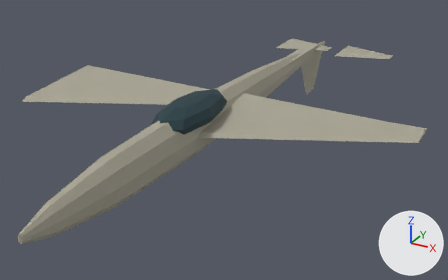
One commit to the glTF model game/assets/units/su24.glb: the scene before it, then after it.
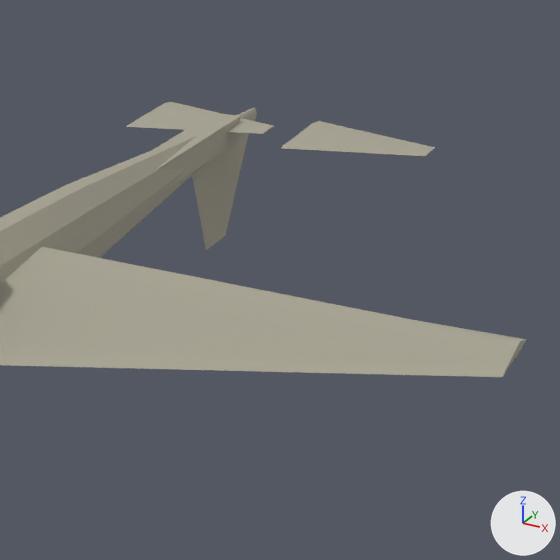
Old and new are each drawn whole from a 50 mm camera at (12.36, -22.71, 11.87) aimed at (0.09, -0.4, 0.71) and again close up on the part from 51% to 98% of the width and 0% to 76% of the height. Lighting does not change. The marker at lower right points along +X, +Y and +Z. The first two pictures are the older version. Where no turn or scale is listed for an object, it has been applied to the vertices.

Script lines for the objects in view, before the commit:
```python
me_elevator_l = bpy.data.meshes.new('Elevator_L')
me_elevator_l.from_pydata(...)  # 8 vertices, 12 faces; spans x 0.0..2.8, y -1.23..1.23, z 0.0..0.05
me_elevator_l.materials.append(mat_camo)  # grey #aaa695
me_elevator_r = bpy.data.meshes.new('Elevator_R')
me_elevator_r.from_pydata(...)  # 8 vertices, 12 faces; spans x 0.0..2.8, y -1.23..1.23, z 0.0..0.05
me_elevator_r.materials.append(mat_camo)  # grey #aaa695
me_fuselage = bpy.data.meshes.new('Fuselage')
me_fuselage.from_pydata(...)  # 70 vertices, 136 faces; spans x -0.7..0.7, y -12.3..12.3, z -1.1..1.1
me_fuselage.materials.append(mat_camo)  # grey #aaa695
me_rudder = bpy.data.meshes.new('Rudder')
me_rudder.from_pydata(...)  # 8 vertices, 12 faces; spans x 0.0..0.05, y -1.97..1.97, z -2.6..0.0
me_rudder.materials.append(mat_camo)  # grey #aaa695
ob_elevator_l = bpy.data.objects.new('Elevator_L', me_elevator_l)
ob_elevator_l.location = (-1.75, 10.33, 2.42)
ob_elevator_r = bpy.data.objects.new('Elevator_R', me_elevator_r)
ob_elevator_r.location = (1.75, 10.33, 2.42)
ob_fuselage = bpy.data.objects.new('Fuselage', me_fuselage)
ob_fuselage.parent = ob_root
ob_fuselage.location = (0.0, 0.0, 0.0)
ob_rudder = bpy.data.objects.new('Rudder', me_rudder)
ob_rudder.location = (0.0, 10.33, 2.29)
# also in view: 'TailBoom' at (0.0, 8.36, 2.29); 'Wing_R' at (4.2, -1.19, 2.42)
```
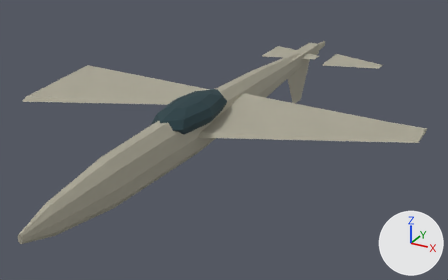
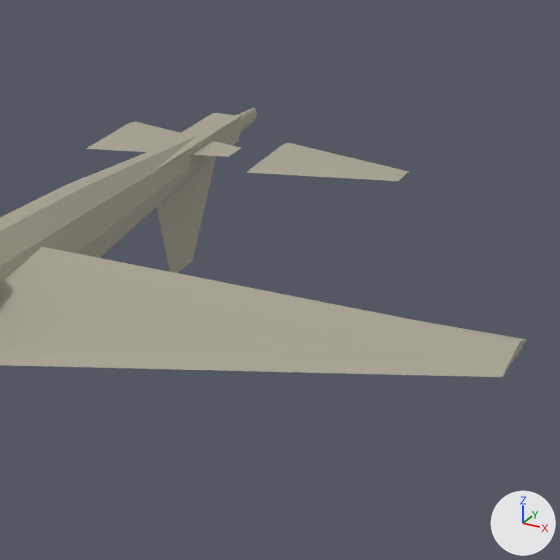
Boxes (x1, y1, x2, y2) around the edits, measured in the close-ups (560 x 560 px):
'Rudder', moved
    before: (192, 133, 249, 250)
    after: (156, 157, 216, 273)
'Elevator_R', moved
    before: (281, 121, 435, 156)
    after: (246, 143, 409, 181)
'Elevator_L', moved
    before: (126, 102, 273, 134)
    after: (87, 121, 241, 157)

The change in detail:
Object 'Elevator_L' (ob_elevator_l) moves from (-1.75, 10.33, 2.42) to (-1.75, 8.36, 2.42).
Object 'Elevator_R' (ob_elevator_r) moves from (1.75, 10.33, 2.42) to (1.75, 8.36, 2.42).
Object 'Rudder' (ob_rudder) moves from (0.0, 10.33, 2.29) to (0.0, 8.36, 2.29).
